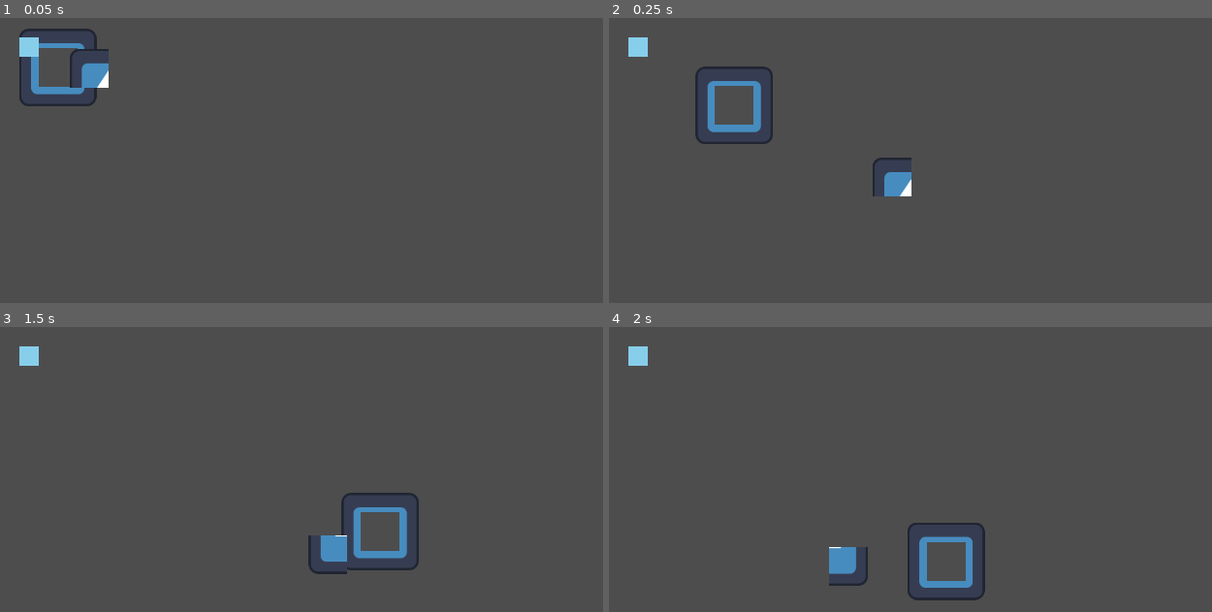
Above: before the commit, frames 1-4 (two rows, left to right).
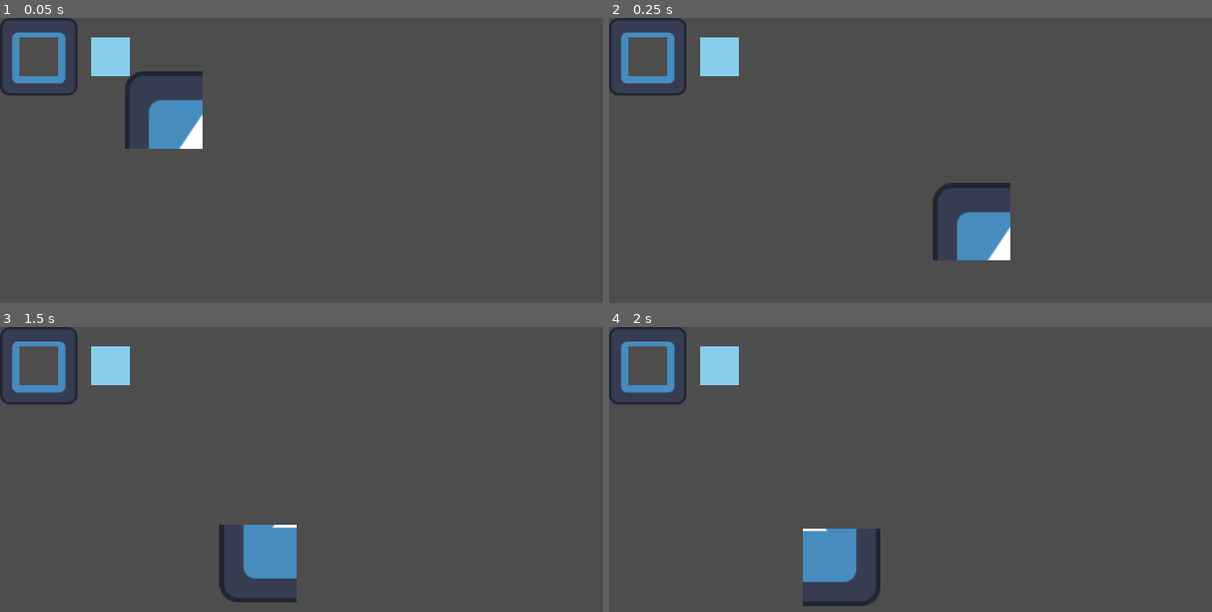
Above: after the commit, the same moments.

Repository: Kapendev/sashimi
Game: Godot game, scene res://source/app.tscn
Same seed, same stepped clock (60 frames per second), same inputs: the game is played once before the commit and once after it.
Inputs (mouse positions are in pixels of both pictures, inside the frame that each line leads up to):
- Up to frame 1 (0.05 s): no input
- Up to frame 2 (0.25 s): no input
- Up to frame 3 (1.5 s): move the mouse to (560, 523) at 0.52 s; hold Right (ui_right) 0.53-1.28 s; tap 0 (0) at 0.6 s; click (560, 523) at 0.67 s; tap A (a) at 0.8, 1.35 s; move the mouse to (235, 566) at 1.27 s; hold Down (ui_down) from 1.28 s (still down); click (235, 566) at 1.42 s
- Up to frame 4 (2 s): keep holding Down (ui_down); tap D (d) at 1.55 s

The runs differ from the first frame. In frame 1, 5.1% of the frame differs, in the area x 0-34%, y 0-46%; in frame 2, 5.9%; in frame 3, 6.1%, in the area x 0-70%, y 0-97%; in frame 4, 5.2%.

Commit message:
Small refactoring.

Diff:
--- a/source/app.gd
+++ b/source/app.gd
@@ -7,15 +7,17 @@
 var map: core.Map
 
 func _ready() -> void:
+	# Ready and test the script.
 	core.ready_script(self)
 	core.test_script()
+	# Create a sprite and a map.
+	sprite = core.add_animated_sprite(icon, 64, 64, 0, 0, 0, 4, 2)
+	sprite.scale = Vector2(2, 2)
 	map = core.add_map(icon, 32, 32)
-	map.parse(core.read("map.txt"))
-	sprite = core.add_animated_sprite(icon, 64, 64, 0, 0, 0, 4, 2)
+	map.read_and_parse("map.txt")
 
 func _process(dt: float) -> void:
 	if core.is_just_pressed("q"): core.quit()
 	sprite.update(dt)
-	core.follow_position_with_slowdown(sprite, core.mouse(), Vector2(dt, dt), 0.2)
-	core.follow_position_with_slowdown(map, core.mouse(), Vector2(dt, dt), 1.0)
-	core.draw_rect(Rect2(32, 32, 32, 32), Color.SKY_BLUE)
+	core.follow_position_with_slowdown(sprite, core.mouse(), Vector2(dt, dt), 0.1)
+	core.draw_rect(Rect2(150, 32, 64, 64), Color.SKY_BLUE)
--- a/source/sashimi/core.gd
+++ b/source/sashimi/core.gd
@@ -17,21 +17,21 @@
 const MIN_FLOAT := -1.79769e308
 const MAX_FLOAT := 1.79769e308
 
+const DIGIT_CHARS := "0123456789"
+const UPPER_CHARS := "ABCDEFGHIJKLMNOPQRSTUVWXYZ"
+const LOWER_CHARS := "abcdefghijklmnopqrstuvwxyz"
+const ALPHA_CHARS := "ABCDEFGHIJKLMNOPQRSTUVWXYZabcdefghijklmnopqrstuvwxyz"
+
+const TYPE_ERROR_MESSAGE := "Type is not supported."
+const MAP_ERROR_MESSAGE := "Tile does not exist."
+
+const DEFAULT_ASSETS_PATH := "res://assets/"
+const TEXT_FILE_TYPES := ["txt", "ini", "sv", "md"]
+
 const GRAY1 := Color("202020")
 const GRAY2 := Color("606060")
 const GRAY3 := Color("9f9f9f")
 const GRAY4 := Color("dfdfdf")
-
-const DIGIT_CHARS := "0123456789"
-const UPPER_CHARS := "ABCDEFGHIJKLMNOPQRSTUVWXYZ"
-const LOWER_CHARS := "abcdefghijklmnopqrstuvwxyz"
-const ALPHA_CHARS := "ABCDEFGHIJKLMNOPQRSTUVWXYZabcdefghijklmnopqrstuvwxyz"
-
-const TYPE_ERROR_MESSAGE := "Function does not support the given type."
-const MAP_ERROR_MESSAGE := "Tile does not exist."
-
-const DEFAULT_ASSETS_PATH := "res://assets/"
-const TEXT_FILE_TYPES := ["txt", "ini", "sv", "md"]
 
 # ( General Utilities )
 
@@ -49,17 +49,15 @@
 		if not InputMap.has_action("0"):
 			for c: String in DIGIT_CHARS:
 				var event := InputEventKey.new()
-				@warning_ignore("int_as_enum_without_cast")
-				event.keycode = c.unicode_at(0)
+				event.keycode = c.unicode_at(0) as Key
 				InputMap.add_action(c)
 				InputMap.action_add_event(c, event)
 			for c: String in UPPER_CHARS:
 				var event := InputEventKey.new()
-				@warning_ignore("int_as_enum_without_cast")
-				event.keycode = c.unicode_at(0)
+				event.keycode = c.unicode_at(0) as Key
 				InputMap.add_action(c)
+				InputMap.add_action(c.to_lower())
 				InputMap.action_add_event(c, event)
-				InputMap.add_action(c.to_lower())
 				InputMap.action_add_event(c.to_lower(), event)
 			var esc_event := InputEventKey.new()
 			esc_event.keycode = KEY_ESCAPE
@@ -90,14 +88,16 @@
 static func is_vector_type(value: Variant) -> bool:
 	return value is Vector2 or value is Vector3 or value is Vector4
 
+static func is_vectori_type(value: Variant) -> bool:
+	return value is Vector2i or value is Vector3i or value is Vector4i
+
 static func quit() -> void:
 	core_state.get_tree().quit()
 
 static func panic(message: String) -> void:
-	print(message)
+	if message.length() != 0: print(message)
+	assert(false, message)
 	quit()
-	@warning_ignore("assert_always_false")
-	assert(0, message)
 
 # TODO: Think about it. I only use it for text files. Also assets path in Godot is maybe weird.
 # NOTE: There is also this thing about exporting and not including some files...
@@ -255,6 +255,36 @@
 static func add_node(node: Node) -> Variant:
 	return add_child(node, core_state)
 
+# ( Error Handling )
+
+class Result extends RefCounted:
+	var value: Variant
+	var fault: int
+
+	func is_none() -> bool:
+		return fault != 0
+
+	func is_some() -> bool:
+		return fault == 0
+
+	func take() -> Variant:
+		if is_some():
+			SashimiCore.panic("Fault `{0}` was detected.".format([fault]))
+		return value
+
+	func take_or() -> Variant:
+		return value
+
+static func some(value: Variant) -> Result:
+	result_buffer.value = value
+	result_buffer.fault = 0
+	return result_buffer
+
+static func none(fault := 1) -> Result:
+	result_buffer.value = null
+	result_buffer.fault = fault
+	return result_buffer
+
 # ( Sprite )
 
 class Sprite extends Sprite2D:
@@ -356,11 +386,12 @@
 	var tiles: PackedInt32Array
 	var tile_width: int
 	var tile_height: int
+	var soft_max_row_count: int
+	var soft_max_col_count: int
 	var texture: Texture2D
-	var estimated_max_row_count: int
-	var estimated_max_col_count: int
-	const max_row_count := 128
-	const max_col_count := 128
+
+	const max_row_count := 256
+	const max_col_count := 256
 
 	# TODO: Maybe make it work with a camera.
 	func _draw() -> void:
@@ -371,7 +402,7 @@
 		for tile in tiles:
 			if i == length():
 				break
-			if tile == -1:
+			if tile < 0:
 				i += 1
 				continue
 			var texture_grid_row := int(tile / float(texture_grid_width))
@@ -402,19 +433,22 @@
 		for i in range(0, len(tiles)):
 			tiles[i] = value
 
-	# TODO: Not done yet.
+	# TODO: Not done yet for some reason? Works for now though.
 	func parse(csv: String) -> void:
 		fill(-1)
-		estimated_max_row_count = 0
-		estimated_max_col_count = 0
+		soft_max_row_count = 0
+		soft_max_col_count = 0
 		for line: String in csv.rsplit("\n"):
 			if len(line) == 0: continue
-			estimated_max_row_count += 1
-			estimated_max_col_count = 0
+			soft_max_row_count += 1
+			soft_max_col_count = 0
 			for value: String in line.rsplit(","):
-				estimated_max_col_count += 1
-				if value.is_valid_int(): put(value.to_int(), estimated_max_row_count - 1, estimated_max_col_count - 1)
+				soft_max_col_count += 1
+				if value.is_valid_int(): put(value.to_int(), soft_max_row_count - 1, soft_max_col_count - 1)
 				else: return
+
+	func read_and_parse(path: String) -> void:
+		parse(SashimiCore.read(path))
 
 static func make_map(texture: Texture2D, tile_width: int, tile_height: int) -> Map:
 	var result := Map.new()
@@ -431,8 +465,8 @@
 	return add_node(make_map(texture, tile_width, tile_height))
 
 # ( GUI )
-
-# TODO: Will be funny if it works.
+# NOTE: This is experimental stuff.
+
 static func button(object: Variant) -> bool:
 	var is_rect := true
 	var area := Rect2()
@@ -454,36 +488,6 @@
 		else: draw_rect(area, GRAY3)
 	return is_clicked
 
-# ( Error Handling )
-
-class Result extends RefCounted:
-	var value: Variant
-	var fault: int
-
-	func is_none() -> bool:
-		return fault != 0
-
-	func is_some() -> bool:
-		return fault == 0
-
-	func take() -> Variant:
-		if is_some():
-			SashimiCore.panic("Fault `{0}` was detected.".format([fault]))
-		return value
-
-	func take_or() -> Variant:
-		return value
-
-static func some(value: Variant) -> Result:
-	result_buffer.value = value
-	result_buffer.fault = 0
-	return result_buffer
-
-static func none(fault := 1) -> Result:
-	result_buffer.value = null
-	result_buffer.fault = fault
-	return result_buffer
-
 # ( Script )
 
 static func is_script_ready() -> bool:
Not shown, changed: README.md
